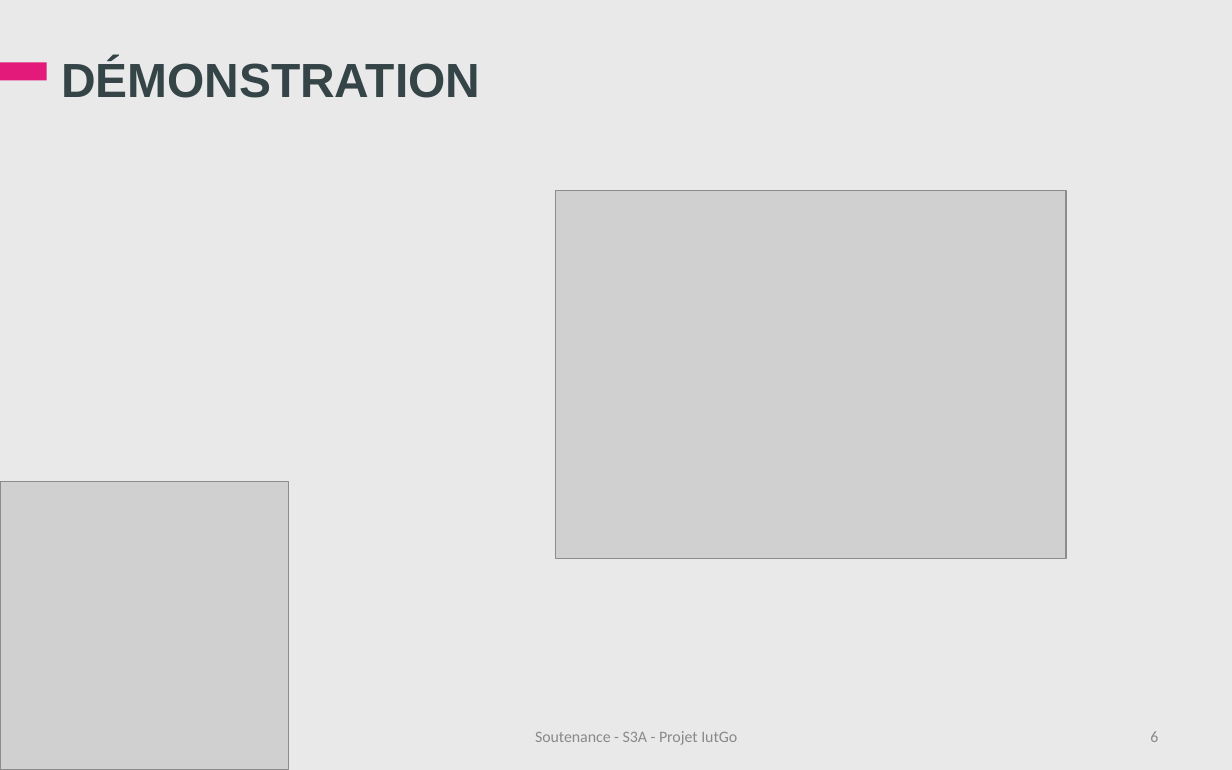
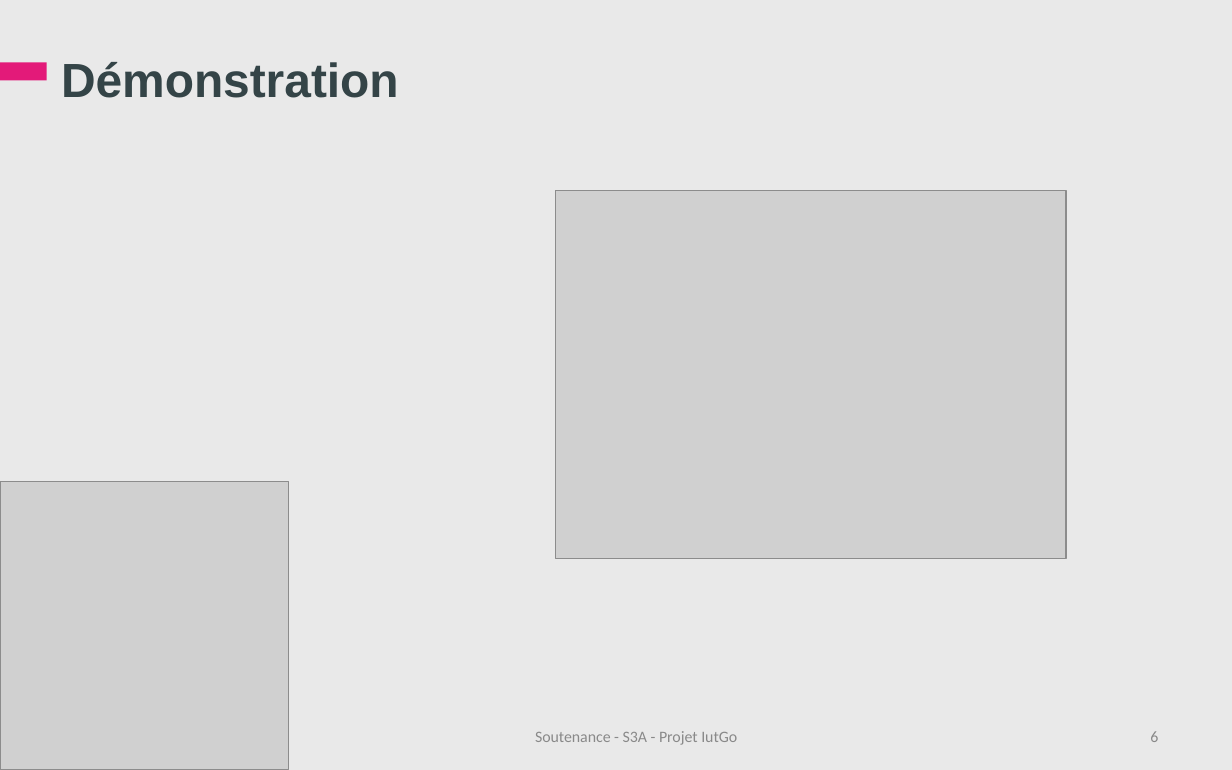
Before and after one commit to iuts3a/IUTGo, a slide deck: slide 6 of Soutenance/Soutenance-IutGo.ppt. Drawn at 1232x770 pixels with LibreOffice and Linux fonts; fonts in the diff are those of the drawing; grey boxes stand for pictures; background and template pictures are left out. Boxes give left, top, right and bottom in pixels: in the first picture for what was removed or moved away, otherwise in the second. Text is boxed around its words. In the diff, an @@ line names an element or a change of style, - is before the commit and + after.

```diff
--- a/Soutenance/Soutenance-IutGo.ppt
+++ b/Soutenance/Soutenance-IutGo.ppt
@@ title at [61,62,399,98]: text changed @@
-DÉMONSTRATION
+Démonstration
```
Also in this commit, not shown: 9 other slides changed.
